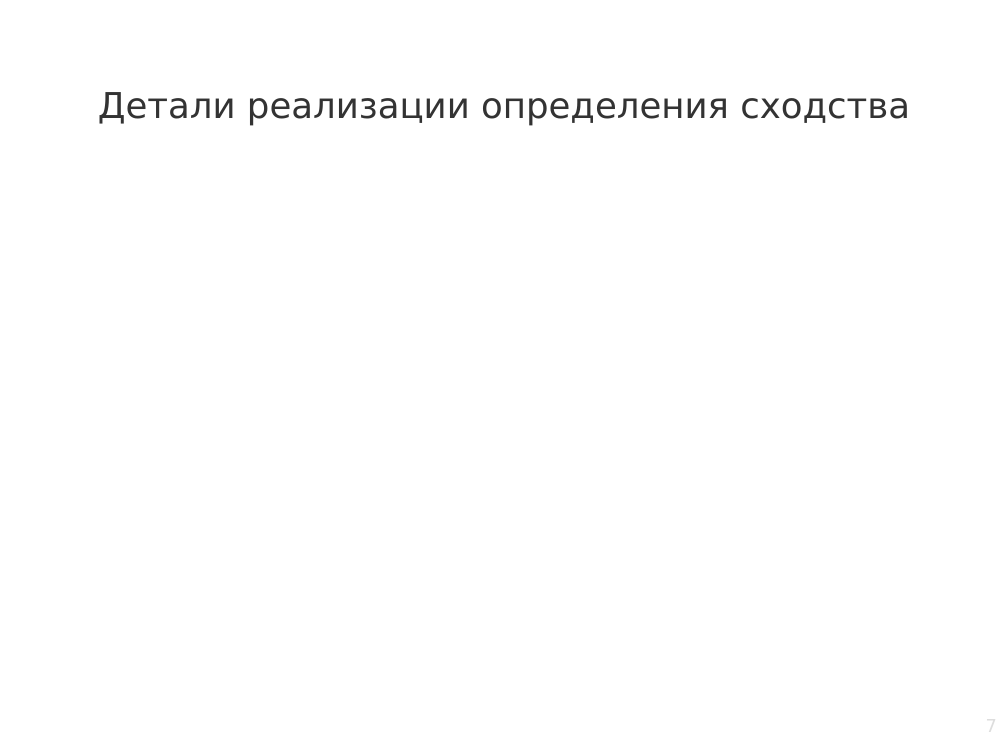
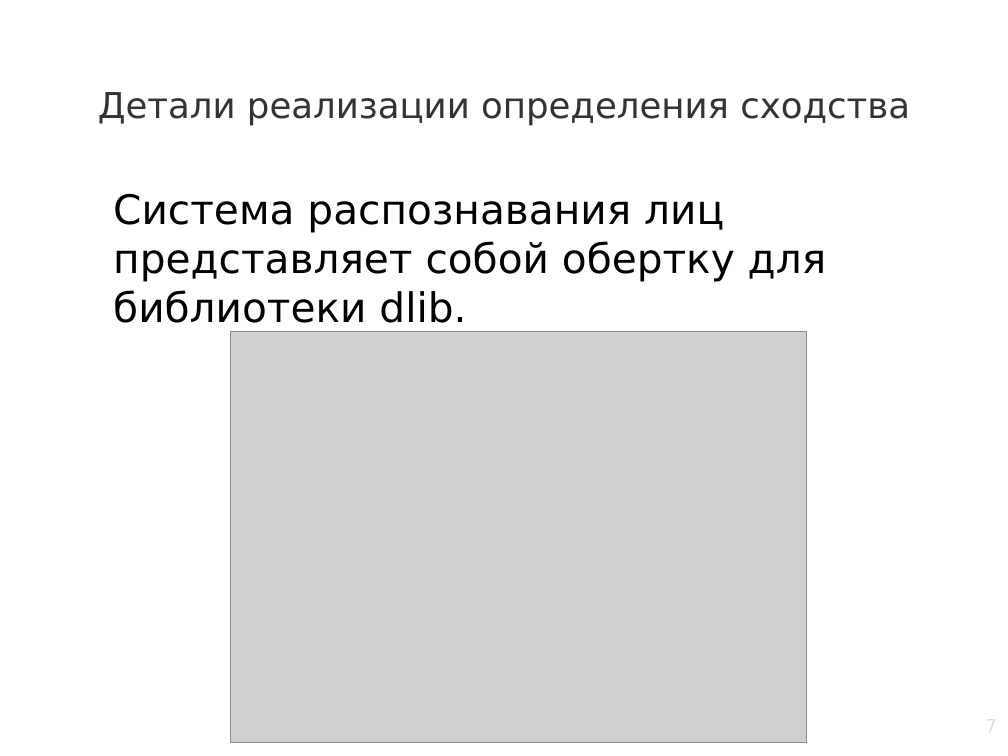
Before and after one commit to Face-Recognition-Team/find-face-on-site, a slide deck: slide 7 of презенташка.odp. Drawn at 1008x756 pixels with LibreOffice and Linux fonts; fonts in the diff are those of the drawing; grey boxes stand for pictures; background and template pictures are left out. Boxes give left, top, right and bottom in pixels: in the first picture for what was removed or moved away, otherwise in the second. Text is boxed around its words. In the diff, an @@ line names an element or a change of style, - is before the commit and + after.

Commit message:
Update slides, add text description

```diff
--- a/презенташка.odp
+++ b/презенташка.odp
@@ text added at (113, 194, 827, 323), 32 pt, text #000000 @@
+Система распознавания лиц представляет собой обертку для библиотеки dlib.
@@ picture added at (231, 331, 807, 742) @@
```
Also in this commit, not shown: 2 other slides changed, 1 other file.
